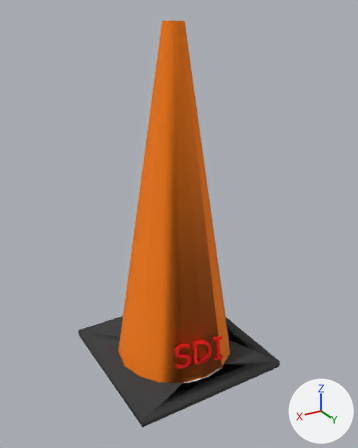
What one commit did to the COLLADA model navi_simulation/gazebo/Media/models/cone1.dae.
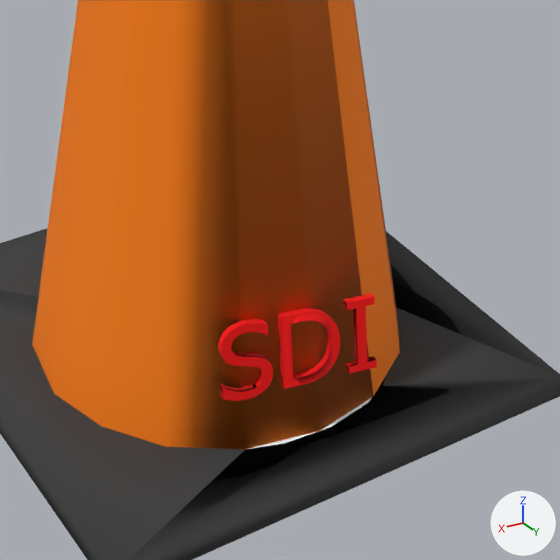
There are two pictures of each version: one whole from a camera (50 mm lens) standing at (0.569, 0.867, 0.637) and looking at (0.147, 0.164, 0.285), one close up on the part from 30% to 78% of the width and 55% to 93% of the height. Lighting does not change. The marker at lower right points along +X, +Y and +Z. Where no turn or scale is listed for an object, it has been applied to the vertices.

The first close-up shows 'SDI', 'SketchUp'.
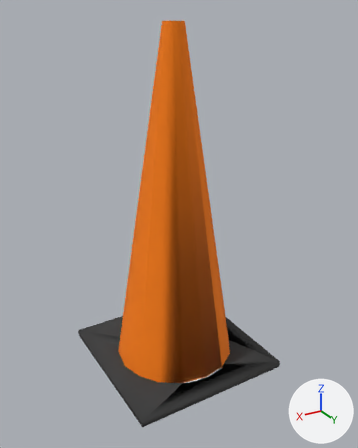
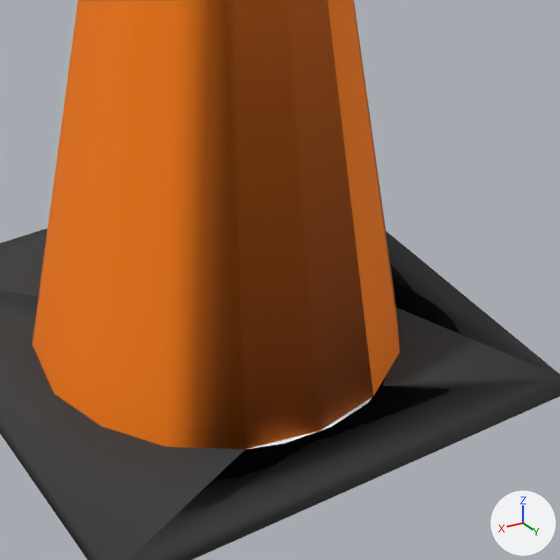
Where the change shows, as pixel boxes [x1, y1, x2, y2] in the close-ups (560 x 560 px):
'SDI', deleted (red): before [218, 293, 377, 401]

Diff of the bpy script that builds the scene:
```diff
--- a/navi_simulation/gazebo/Media/models/cone1.dae.py
+++ b/navi_simulation/gazebo/Media/models/cone1.dae.py
@@ ob_sdi @@
-ob_sdi = bpy.data.objects.new('SDI', me_sdi)
-ob_sdi.location = (0.2062, 0.2463, 0.0458)
```
